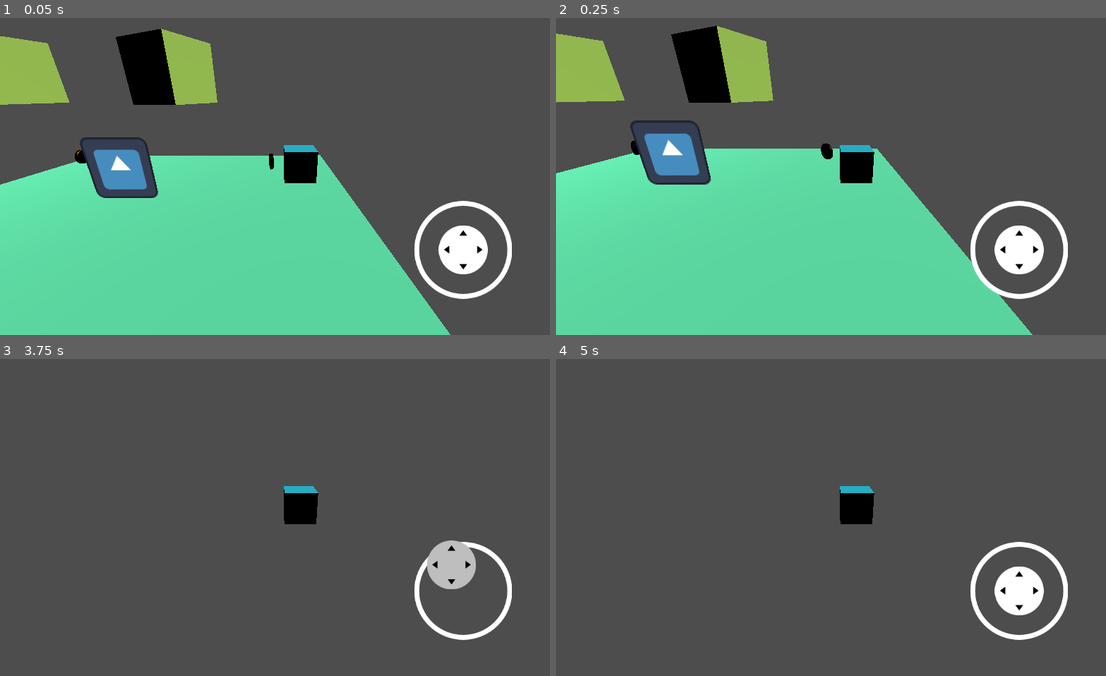
Above: before the commit, frames 1-4 (two rows, left to right).
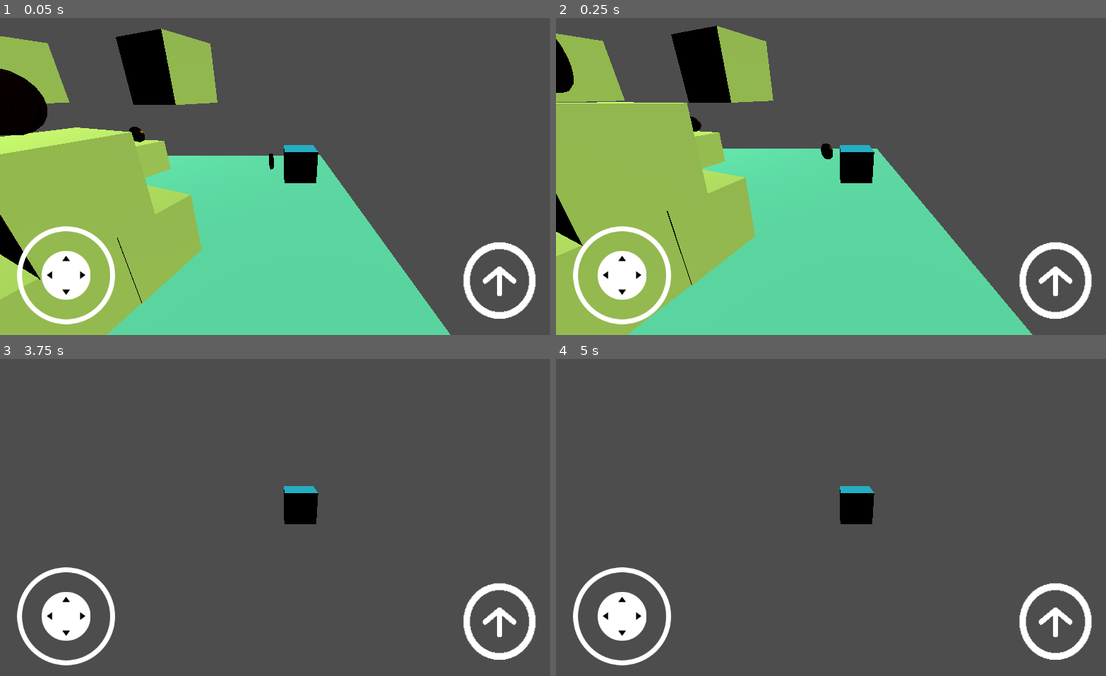
Above: after the commit, the same moments.

Repository: rauf993/videoGame
Game: Godot game, scene res://Level_1.tscn
The game is run twice, just before and just after one commit, with the same random seed, the same clock (stepped at 60 frames per second) and the same inputs. The engine's default icon, where the game draws it, is replaced by a stand-in: a white triangle on a blue panel in a dark square.
Inputs (mouse positions are in pixels of both pictures, inside the frame that each line leads up to):
- Up to frame 1 (0.05 s): no input
- Up to frame 2 (0.25 s): no input
- Up to frame 3 (3.75 s): tap Enter (ui_accept) at 0.5, 0.6, 0.77, 1.07, 2.1, 2.75, 3.5, 3.6 s; move the mouse to (407, 501) at 0.52 s; hold Right (ui_right) 0.53-1.25 s; click (407, 501) at 0.67 s; drag from (170, 533) to (253, 580) at 1.27 s; move the mouse to (341, 447) at 2.02 s; hold Right (ui_right) 2.03-2.75 s; click (341, 447) at 2.17 s; drag from (253, 580) to (115, 469) at 2.77 s; move the mouse to (451, 565) at 3.52 s; hold Left (ui_left) from 3.53 s (still down); click (451, 565) at 3.67 s
- Up to frame 4 (5 s): tap Enter (ui_accept) at 3.77, 4.07, 4.25 s; release Left (ui_left) at 4.25 s; drag from (671, 469) to (754, 438) at 4.27 s

The runs differ from the first frame. In frame 1, 24% of the frame differs, in the area x 0-98%, y 16-100%; in frame 2, 24%, in the area x 0-98%, y 6-100%; in frame 3, 4.8%; in frame 4, 4.7%.

Commit message:
juego mejorado

Diff:
--- a/VideoGame 3D/Level_1.tscn
+++ b/VideoGame 3D/Level_1.tscn
@@ -1,11 +1,12 @@
-[gd_scene load_steps=10 format=3 uid="uid://c3gny8y6tmnn5"]
+[gd_scene load_steps=11 format=3 uid="uid://c3gny8y6tmnn5"]
 
 [ext_resource type="PackedScene" uid="uid://2kcpsdid1aym" path="res://steve.tscn" id="1_0jr38"]
 [ext_resource type="PackedScene" uid="uid://o51xl5ryca4x" path="res://block.tscn" id="1_hxlep"]
 [ext_resource type="Texture2D" uid="uid://blyvjxy5c8s65" path="res://icon.svg" id="3_ech5a"]
 [ext_resource type="Script" path="res://Icon.gd" id="4_02fkq"]
 [ext_resource type="PackedScene" uid="uid://48ed2lggr7bq" path="res://coin.tscn" id="5_pa8mr"]
-[ext_resource type="PackedScene" uid="uid://dmr0fcamx7t56" path="res://addons/virtual_joystick/virtual_joystick_scene.tscn" id="6_dvcnl"]
+[ext_resource type="PackedScene" uid="uid://dmr0fcamx7t56" path="res://addons/virtual_joystick/virtual_joystick_scene.tscn" id="6_aiog6"]
+[ext_resource type="Texture2D" uid="uid://cbqqlggklp6sy" path="res://assets/jump.png" id="6_uk7a2"]
 
 [sub_resource type="StandardMaterial3D" id="StandardMaterial3D_acrkj"]
 albedo_color = Color(0.411765, 1, 0.745098, 1)
@@ -24,6 +25,9 @@
 [node name="MeshInstance3D" type="MeshInstance3D" parent="Floor"]
 mesh = SubResource("BoxMesh_vtetl")
 
+[node name="coin3" parent="Floor/MeshInstance3D" instance=ExtResource("5_pa8mr")]
+transform = Transform3D(1, 0, 0, 0, 0.9, 0, 0, 0, 1, 1.11397, 2.57197, 2.32196)
+
 [node name="CollisionShape3D" type="CollisionShape3D" parent="Floor"]
 shape = SubResource("BoxShape3D_5ttc4")
 
@@ -39,11 +43,24 @@
 [node name="Block" parent="bloques" instance=ExtResource("1_hxlep")]
 transform = Transform3D(-0.919414, -0.393064, -0.0133422, -0.00456329, -0.0232605, 0.99972, -0.393264, 0.919217, 0.0195923, 1.31894, 3.0583, -0.111284)
 
+[node name="Block4" parent="bloques" instance=ExtResource("1_hxlep")]
+transform = Transform3D(-0.919414, -0.393064, -0.0133422, -0.00456329, -0.0232605, 0.99972, -0.393264, 0.919217, 0.0195923, 1.27373, 0.801521, 1.52212)
+
+[node name="Block5" parent="bloques" instance=ExtResource("1_hxlep")]
+transform = Transform3D(-0.919415, -0.393065, -0.0133422, 0.00455906, -0.044574, 0.998998, -0.393265, 0.918432, 0.0427739, 0.862244, 0.75775, 2.44183)
+
+[node name="Block6" parent="bloques" instance=ExtResource("1_hxlep")]
+transform = Transform3D(-0.919416, -0.393065, -0.0133422, 0.00455906, -0.0445741, 0.998998, -0.393265, 0.918432, 0.0427739, 1.04699, 1.77131, 2.0927)
+
 [node name="Block2" parent="bloques" instance=ExtResource("1_hxlep")]
 transform = Transform3D(-0.919414, -0.393064, -0.0133422, -0.00456329, -0.0232605, 0.99972, -0.393264, 0.919217, 0.0195923, -1.6153, 3.0583, -0.111284)
 
+[node name="Block3" parent="bloques" instance=ExtResource("1_hxlep")]
+transform = Transform3D(-0.933514, -0.355138, -0.0493024, -0.0509703, -0.00466341, 0.998691, -0.354902, 0.934803, -0.0137482, -1.36173, 0.773674, -2.77427)
+
 [node name="Icon" type="Sprite3D" parent="."]
 transform = Transform3D(1, 0, 0, 0, 1, 0, 0, 0, 1, 0, 1.2716, 0)
+visible = false
 texture = ExtResource("3_ech5a")
 script = ExtResource("4_02fkq")
 
@@ -61,18 +78,39 @@
 [node name="coin4" parent="coins" instance=ExtResource("5_pa8mr")]
 transform = Transform3D(1, 0, 0, 0, 0.9, 0, 0, 0, 1, 2.90663, 0.817836, -2.12116)
 
+[node name="coin5" parent="coins" instance=ExtResource("5_pa8mr")]
+transform = Transform3D(0.445474, 0.0132132, -0.895174, 0.125665, -0.891893, 0.046283, -0.886432, -0.119799, -0.443307, -1.33398, 1.54203, -2.63243)
+
 [node name="Control" type="Control" parent="."]
 layout_mode = 3
-anchor_right = 0.417
-offset_left = -261.0
-offset_top = -164.0
-offset_right = 3403.62
-offset_bottom = 903.0
+anchors_preset = 0
+offset_right = 40.0
+offset_bottom = 40.0
 
-[node name="Node2D" type="Node2D" parent="Control"]
+[node name="Test" type="Node2D" parent="Control"]
 
-[node name="Virtual Joystick" parent="Control/Node2D" instance=ExtResource("6_dvcnl")]
-offset_left = 1057.0
-offset_top = 488.0
-offset_right = 1357.0
-offset_bottom = 788.0
+[node name="UI" type="CanvasLayer" parent="Control/Test"]
+
+[node name="HBoxContainer" type="HBoxContainer" parent="Control/Test/UI"]
+offset_right = 40.0
+offset_bottom = 40.0
+
+[node name="Control" type="Control" parent="Control/Test/UI"]
+layout_mode = 3
+anchors_preset = 0
+offset_right = 40.0
+offset_bottom = 40.0
+
+[node name="Salto" type="TouchScreenButton" parent="Control/Test/UI/Control"]
+position = Vector2(935, 454)
+scale = Vector2(1.45455, 1.5463)
+texture_normal = ExtResource("6_uk7a2")
+shape_centered = false
+action = "ui_accept"
+visibility_mode = 1
+
+[node name="Virtual Joystick" parent="Control/Test/UI" instance=ExtResource("6_aiog6")]
+offset_left = -15.0
+offset_top = -272.0
+offset_right = 285.0
+offset_bottom = 28.0
--- a/VideoGame 3D/project.godot
+++ b/VideoGame 3D/project.godot
@@ -14,3 +14,12 @@
 run/main_scene="res://Level_1.tscn"
 config/features=PackedStringArray("4.2", "Forward Plus")
 config/icon="res://icon.svg"
+
+[input_devices]
+
+pointing/emulate_touch_from_mouse=true
+pointing/emulate_mouse_from_touch=false
+
+[rendering]
+
+textures/vram_compression/import_etc2_astc=true
Not shown, added: VideoGame 3D/export_presets.cfg
Not shown, changed: VideoGame 3D/icon.svg.import
Not shown, added: Ejecutable/videogame 3D.1.apk
Not shown, changed: Ejecutable/videogame 3D.apk
Not shown, added: VideoGame 3D/videogame 3D.1.apk.idsig
Not shown, added: VideoGame 3D/videogame 3D.apk
Not shown, added: VideoGame 3D/videogame 3D.apk.idsig
